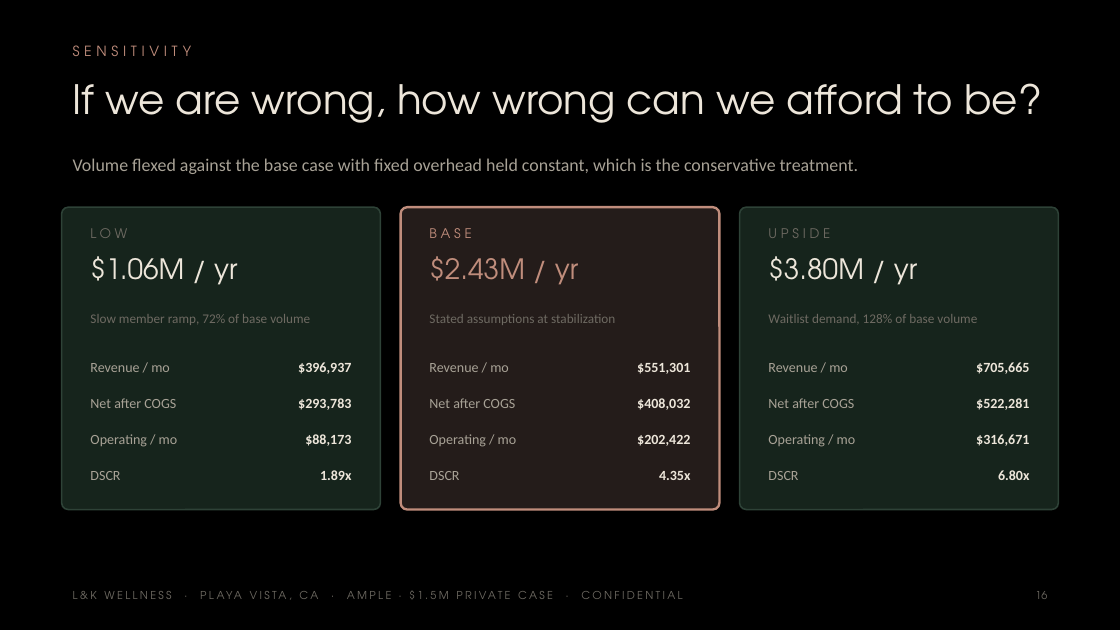
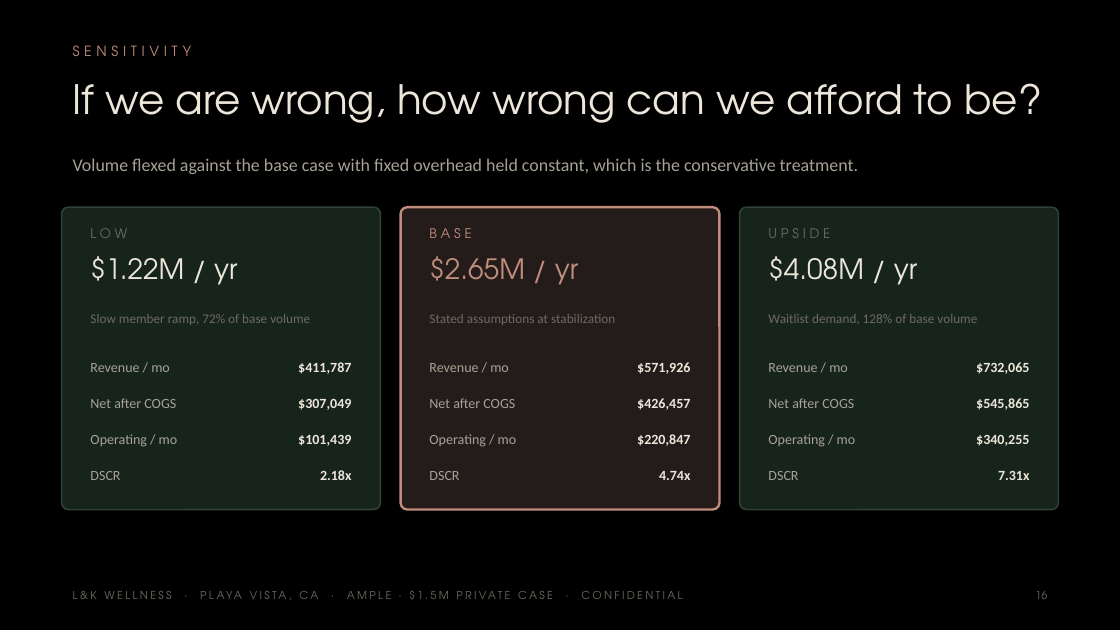
Before and after one commit to apexalpha811/2mil_ample, a slide deck: slide 16 of 1.5mil_ample.pptx. Drawn at 1120x630 pixels with LibreOffice and Linux fonts; fonts in the diff are those of the drawing. Boxes give left, top, right and bottom in pixels: in the first picture for what was removed or moved away, otherwise in the second. Text is boxed around its words. In the diff, an @@ line names an element or a change of style, - is before the commit and + after.

```diff
--- a/1.5mil_ample.pptx
+++ b/1.5mil_ample.pptx
@@ text at (x1=90, y1=256, x2=237, y2=285): text changed @@
-$1.06M / yr
+$1.22M / yr
@@ text at (x1=429, y1=256, x2=578, y2=285): text changed @@
-$2.43M / yr
+$2.65M / yr
@@ text at (x1=768, y1=256, x2=917, y2=285): text changed @@
-$3.80M / yr
+$4.08M / yr
@@ text at (x1=298, y1=362, x2=351, y2=374): text changed @@
-$396,937
+$411,787
@@ text at (x1=637, y1=362, x2=690, y2=374): text changed @@
-$551,301
+$571,926
@@ text at (x1=976, y1=362, x2=1029, y2=374): text changed @@
-$705,665
+$732,065
@@ text at (x1=298, y1=399, x2=351, y2=410): text changed @@
-$293,783
+$307,049
@@ text at (x1=637, y1=398, x2=690, y2=410): text changed @@
-$408,032
+$426,457
@@ text at (x1=976, y1=398, x2=1029, y2=410): text changed @@
-$522,281
+$545,865
@@ text at (x1=298, y1=435, x2=351, y2=446): text changed @@
-$88,173
+$101,439
@@ text at (x1=637, y1=434, x2=690, y2=446): text changed @@
-$202,422
+$220,847
@@ text at (x1=976, y1=435, x2=1029, y2=446): text changed @@
-$316,671
+$340,255
@@ text at (x1=320, y1=470, x2=351, y2=480): text changed @@
-1.89x
+2.18x
@@ text at (x1=659, y1=471, x2=690, y2=480): text changed @@
-4.35x
+4.74x
@@ text at (x1=998, y1=471, x2=1029, y2=480): text changed @@
-6.80x
+7.31x
```
Also in this commit, not shown: 12 other slides changed, 5 other files.
